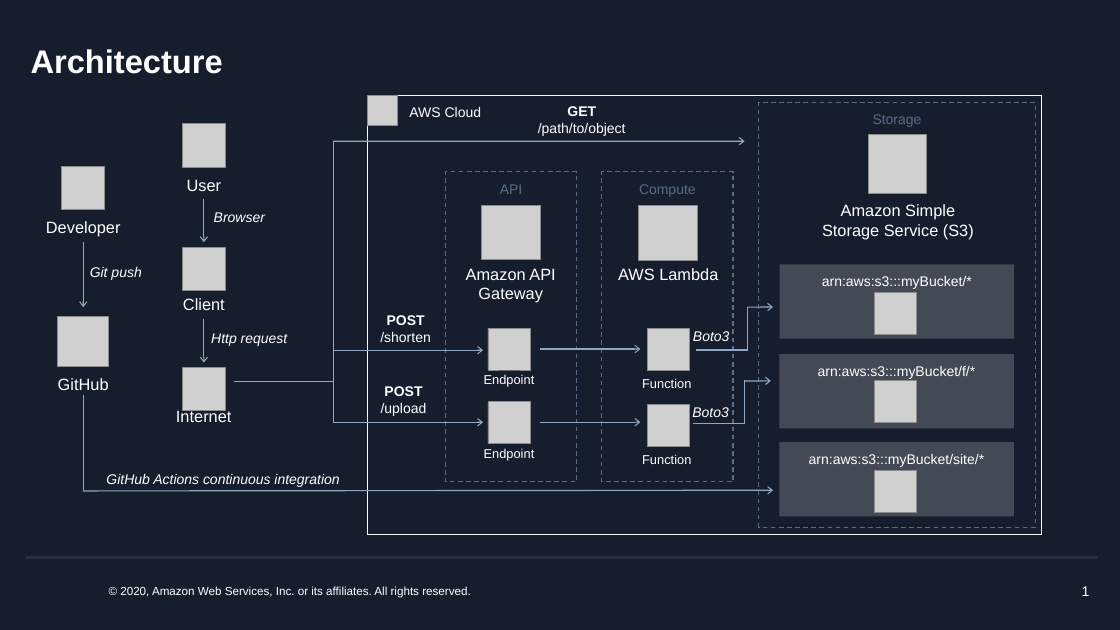
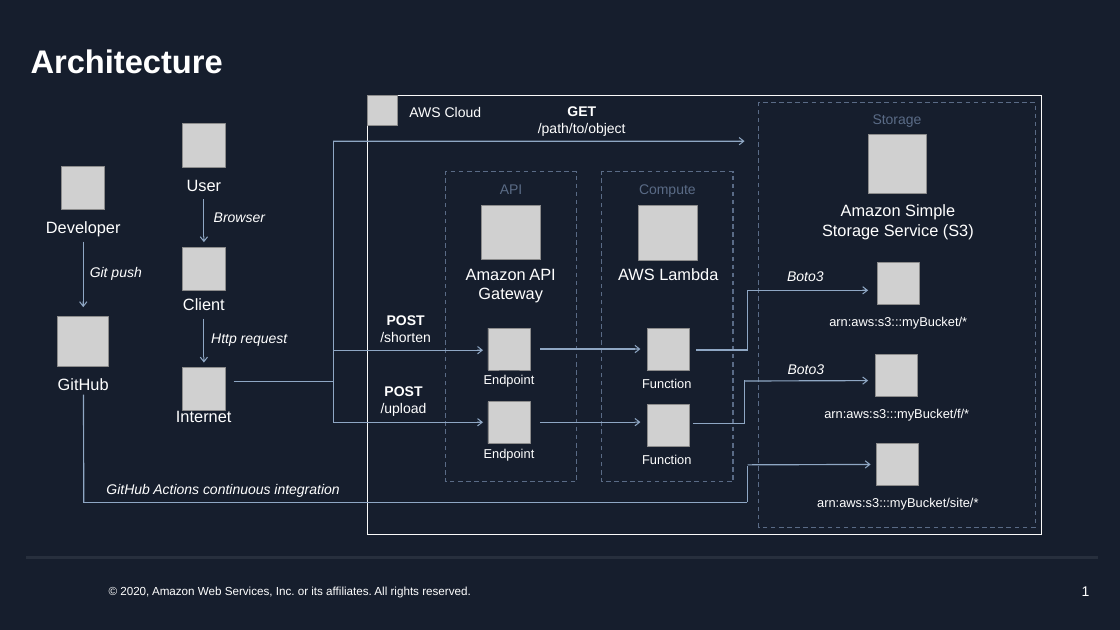
Before and after one commit to danerwilliams/pstb.in, a slide deck: slide 1 of architecture.pptx. Drawn at 1120x630 pixels with LibreOffice and Linux fonts; fonts in the diff are those of the drawing; grey boxes stand for pictures; background and template pictures are left out. Boxes give left, top, right and bottom in pixels: in the first picture for what was removed or moved away, otherwise in the second. Text is boxed around its words. In the diff, an @@ line names an element or a change of style, - is before the commit and + after.

```diff
--- a/architecture.pptx
+++ b/architecture.pptx
@@ text "Boto3": place and size @@
-text "Boto3" at [693,331,730,341]
+text "Boto3" at [787,271,824,281]
@@ picture: place and size @@
-picture at [875,292,918,334]
+picture at [877,262,919,304]
@@ line moved from (748, 350) - (748, 308) to (748, 350) - (748, 291) @@
@@ arrow moved from (748, 308) - (773, 308) to (748, 291) - (869, 291) @@
@@ size 12 to 11 pt; fill #FAFAFA at 20% opacity to none in 3 elements at [817,497,978,510], [824,408,969,421], [829,316,967,328] @@
@@ text "arn:aws:s3:::myBucket/*": place and size @@
-text "arn:aws:s3:::myBucket/*" at [780,265,1014,339]
+text "arn:aws:s3:::myBucket/*" at [829,316,967,328]
@@ text "Boto3": place and size @@
-text "Boto3" at [692,407,729,417]
+text "Boto3" at [788,364,825,374]
@@ picture: place and size @@
-picture at [875,381,917,423]
+picture at [875,355,918,397]
@@ arrow moved from (745, 381) - (771, 381) to (745, 381) - (869, 381) @@
@@ line moved from (83, 395) - (83, 492) to (83, 395) - (84, 502) @@
@@ text "arn:aws:s3:::myBucket/f/*": place and size @@
-text "arn:aws:s3:::myBucket/f/*" at [780,355,1014,429]
+text "arn:aws:s3:::myBucket/f/*" at [824,408,969,421]
@@ picture: place and size @@
-picture at [875,471,917,513]
+picture at [877,444,919,486]
@@ text "GitHub Actions continuous integration": place and size @@
-text "GitHub Actions continuous integration" at [106,474,339,487]
+text "GitHub Actions continuous integration" at [106,484,339,497]
@@ line added from (748, 502) to (748, 465), #8FA7C4 1 pt @@
@@ arrow added from (748, 465) to (871, 465), #8FA7C4 1 pt @@
@@ arrow moved from (83, 491) - (773, 491) to (83, 502) - (748, 502) @@
@@ arrow (83, 502) - (748, 502): arrow to line @@
@@ text "arn:aws:s3:::myBucket/site/*": place and size @@
-text "arn:aws:s3:::myBucket/site/*" at [780,442,1014,517]
+text "arn:aws:s3:::myBucket/site/*" at [817,497,978,510]
```
Also in this commit, not shown: 2 other files.
